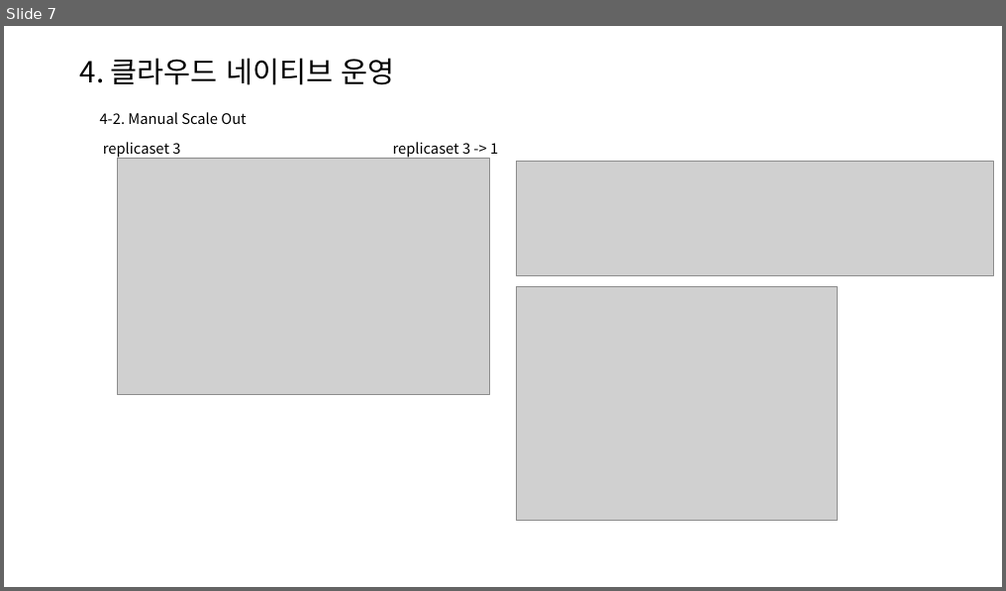
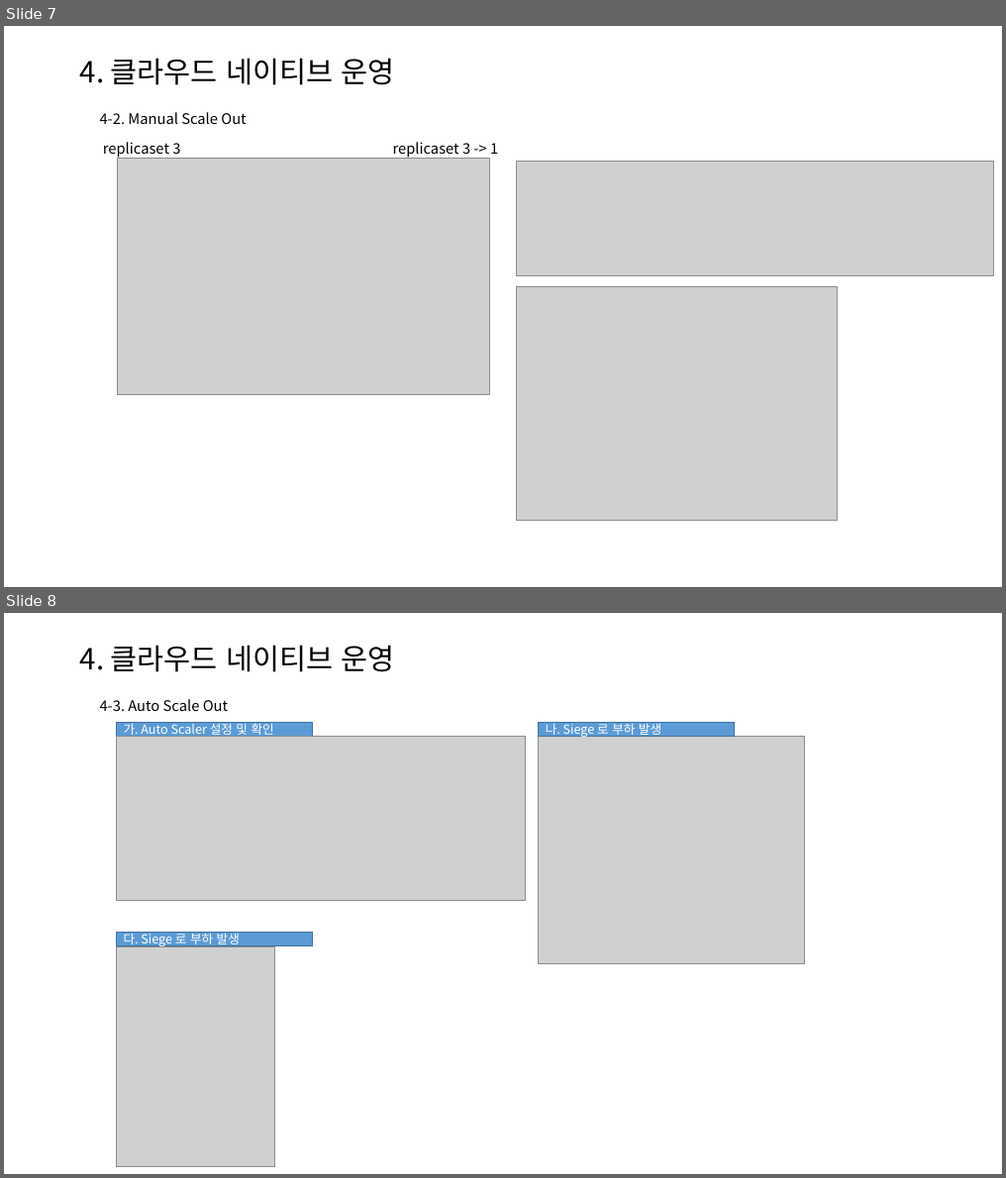
Before and after one commit to seokhwan-jeong2/cardapply, a slide deck: 클라우드 네이티브 (Cloud Native)_정석환.pptx. Shown one above the other, each under a label of ours: slide 7 before the commit, slides 7 and 8 after it. The pictures are 1006x591 and 1006x1178 pixels, drawn with LibreOffice and Linux fonts; fonts in the diff are those of the drawing; grey boxes stand for pictures. Boxes give left, top, right and bottom in pixels: in the first picture for what was removed or moved away, otherwise in the second. Text is boxed around its words. In the diff, an @@ line names an element or a change of style, - is before the commit and + after.

```diff
--- a/클라우드 네이티브 (Cloud Native)_정석환.pptx
+++ b/클라우드 네이티브 (Cloud Native)_정석환.pptx
@@ slide 8 added at (4,613,1002,1174), background #FFFFFF @@
@@ text added at (80,645,394,711), 14 pt, text #000000 @@
+4. 클라우드 네이티브 운영
+4-3. Auto Scale Out
@@ rectangle added at (116,722,313,736), fill #5B9BD5, outline #43739E 1 pt, 12 pt, text #FFFFFF @@
+가. Auto Scaler 설정 및 확인
@@ rectangle added at (538,722,735,736), fill #5B9BD5, outline #43739E 1 pt, 12 pt, text #FFFFFF @@
+나. Siege 로 부하 발생
@@ picture added at (116,737,525,900) @@
@@ picture added at (538,737,804,964) @@
@@ rectangle added at (116,932,313,946), fill #5B9BD5, outline #43739E 1 pt, 12 pt, text #FFFFFF @@
+다. Siege 로 부하 발생
@@ picture added at (116,948,275,1167) @@
```
Also in this commit, not shown: 2 slides removed.
